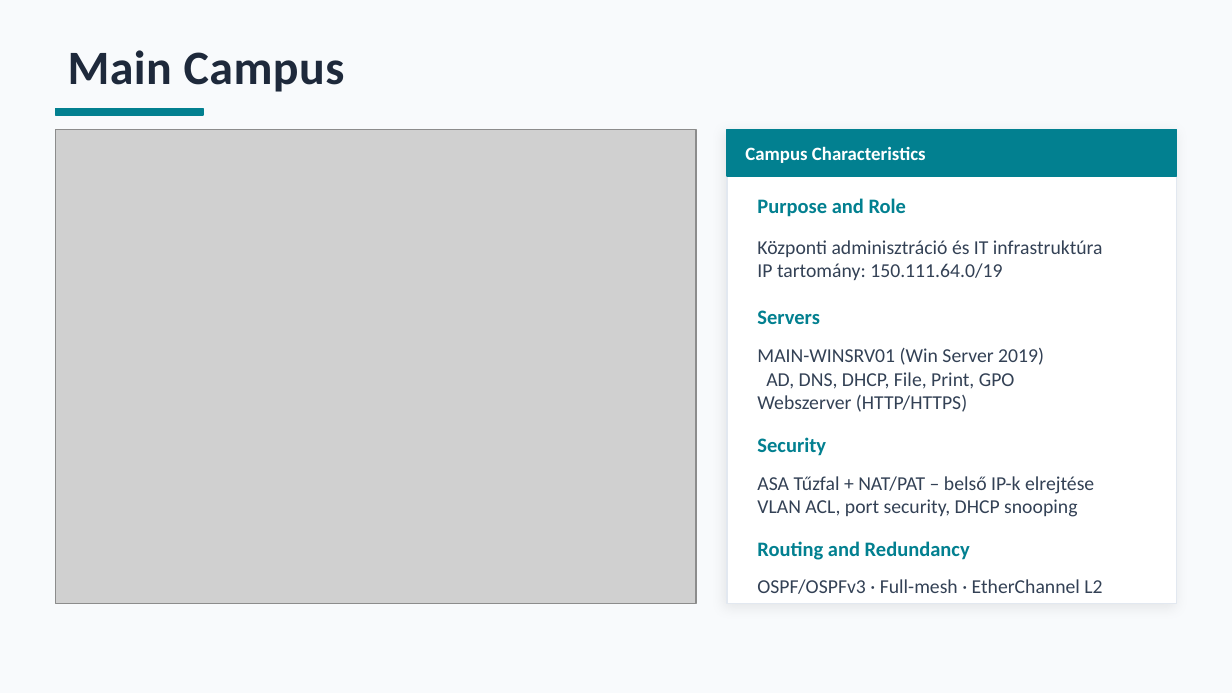
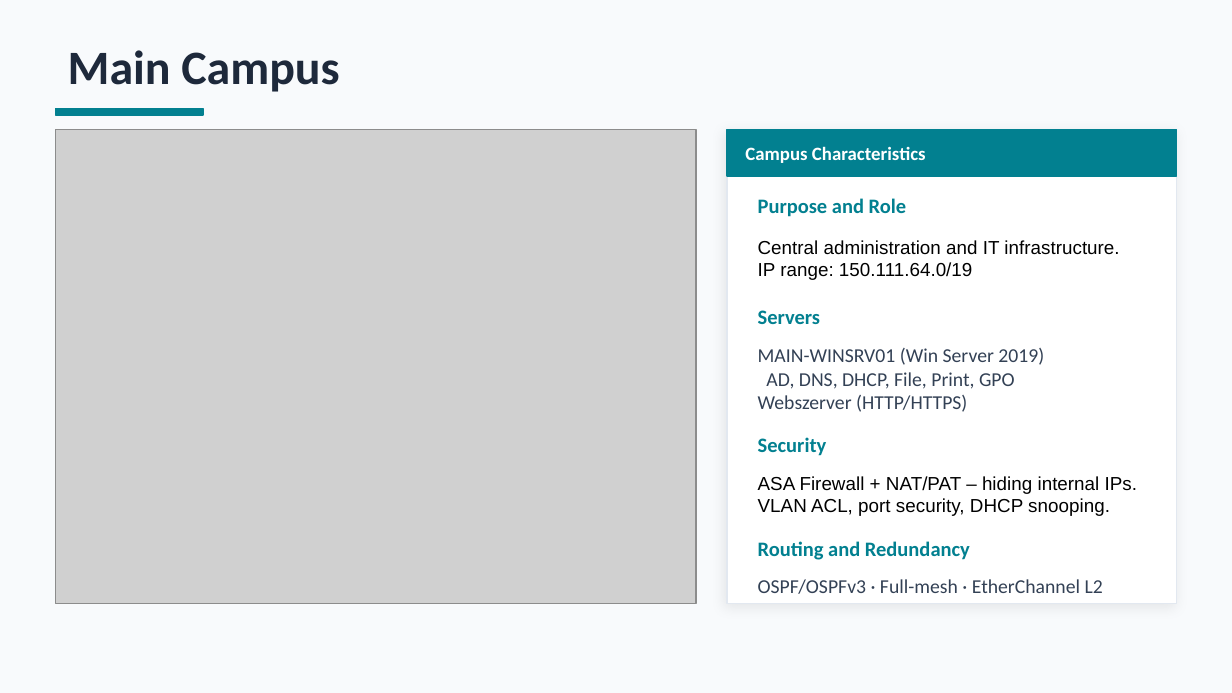
Before and after one commit to brautigampeter/Peters-n-Johnsons-Tech, a slide deck: slide 6 of PnJT - Háromkampuszos Egyetemi Hálózat prezentáció - English.pptx. Drawn at 1232x693 pixels with LibreOffice and Linux fonts; fonts in the diff are those of the drawing; grey boxes stand for pictures. Boxes give left, top, right and bottom in pixels: in the first picture for what was removed or moved away, otherwise in the second. Text is boxed around its words. In the diff, an @@ line names an element or a change of style, - is before the commit and + after.

```diff
--- a/PnJT - Háromkampuszos Egyetemi Hálózat prezentáció - English.pptx
+++ b/PnJT - Háromkampuszos Egyetemi Hálózat prezentáció - English.pptx
@@ text "Main Campus" at [68,50,339,92]: letter spacing 0.3 to 0 pt @@
@@ text at [758,240,1119,280]: text changed; size 11.5 to 11 pt; font Calibri to Arial; text colour #334155 to #000000 @@
-Központi adminisztráció és IT infrastruktúra
-IP tartomány: 150.111.64.0/19
+Central administration and IT infrastructure.
+IP range: 150.111.64.0/19
@@ text at [758,476,1137,516]: text changed; size 11.5 to 11 pt; font Calibri to Arial; text colour #334155 to #000000 @@
-ASA Tűzfal + NAT/PAT – belső IP-k elrejtése
-VLAN ACL, port security, DHCP snooping
+ASA Firewall + NAT/PAT – hiding internal IPs.
+VLAN ACL, port security, DHCP snooping.
```
Also in this commit, not shown: 19 other slides changed.
